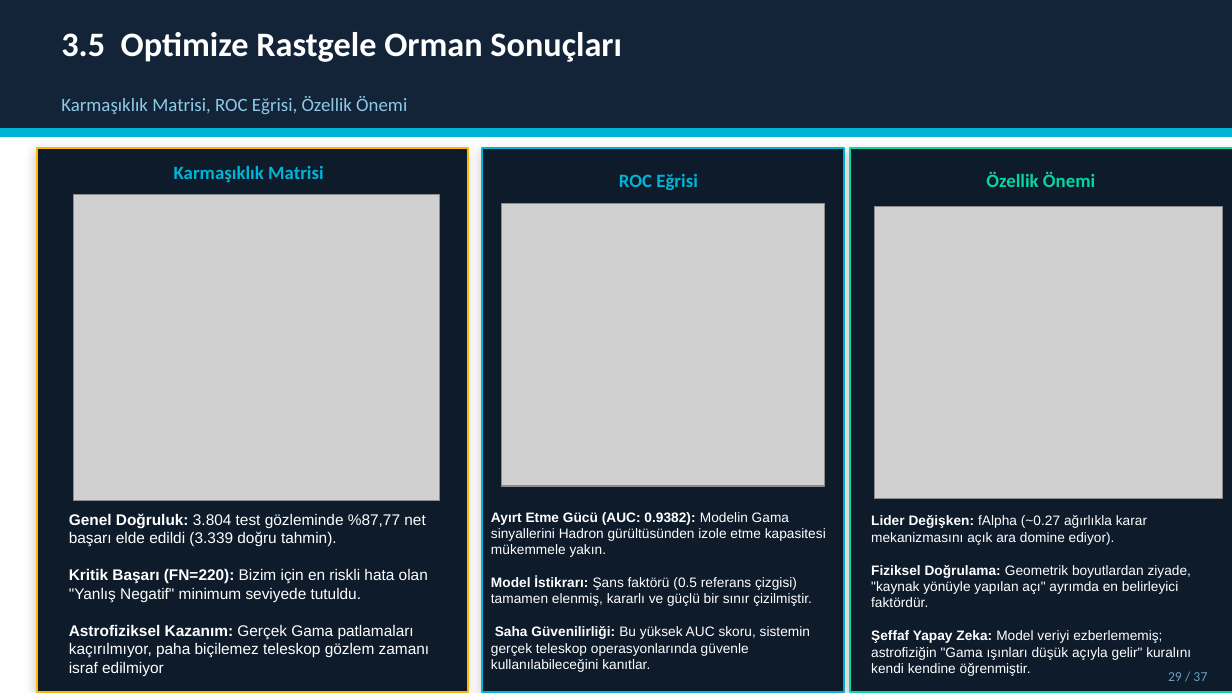
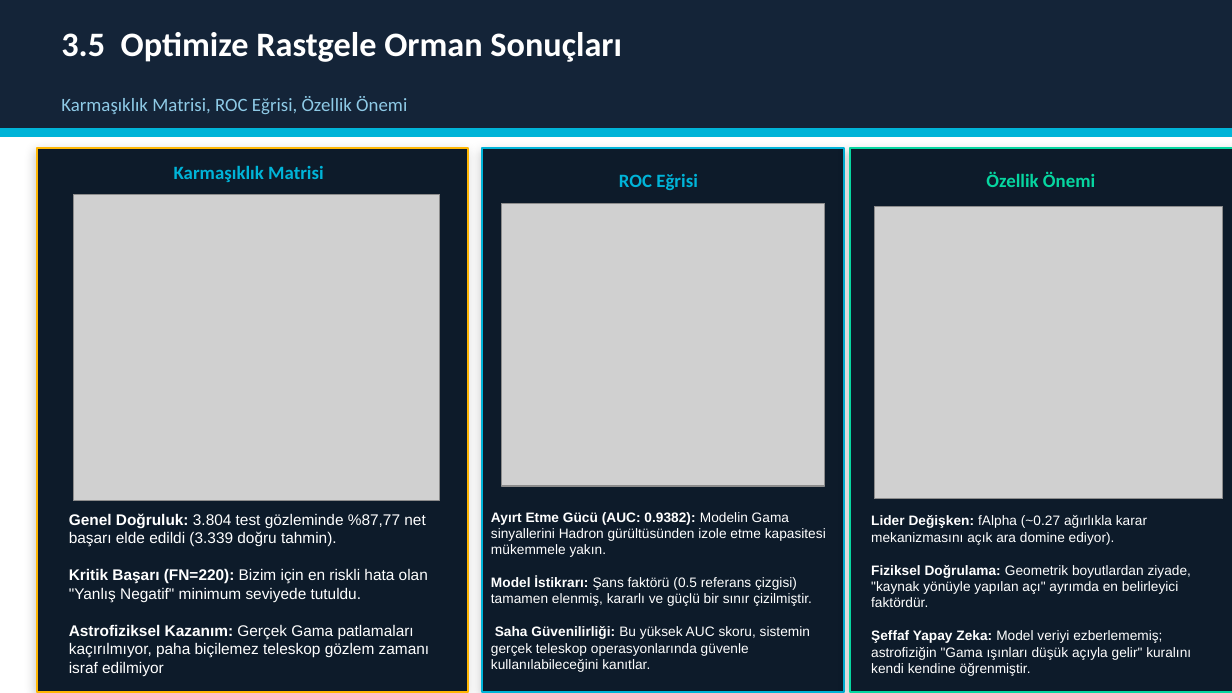
Before and after one commit to sudeaksu/MAGIC-Gamma-Telescope-Classification, a slide deck: slide 26 of 3_Presentation/MAGIC_Sunum.pptx. Drawn at 1232x693 pixels with LibreOffice and Linux fonts; fonts in the diff are those of the drawing; grey boxes stand for pictures. Boxes give left, top, right and bottom in pixels: in the first picture for what was removed or moved away, otherwise in the second. Text is boxed around its words. In the diff, an @@ line names an element or a change of style, - is before the commit and + after.

```diff
--- a/3_Presentation/MAGIC_Sunum.pptx
+++ b/3_Presentation/MAGIC_Sunum.pptx
@@ text removed at <box>1168,672,1207,681</box> @@
-29 / 37
```
Also in this commit, not shown: 2 other slides changed, 1 slide removed.
